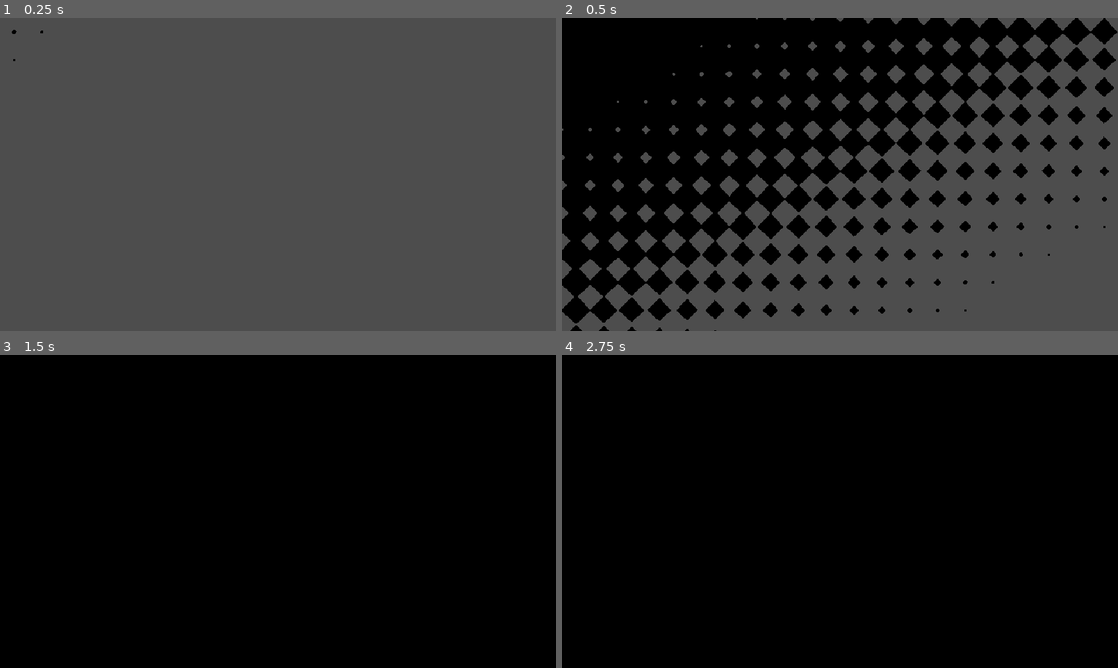
Above: before the commit, frames 1-4 (two rows, left to right).
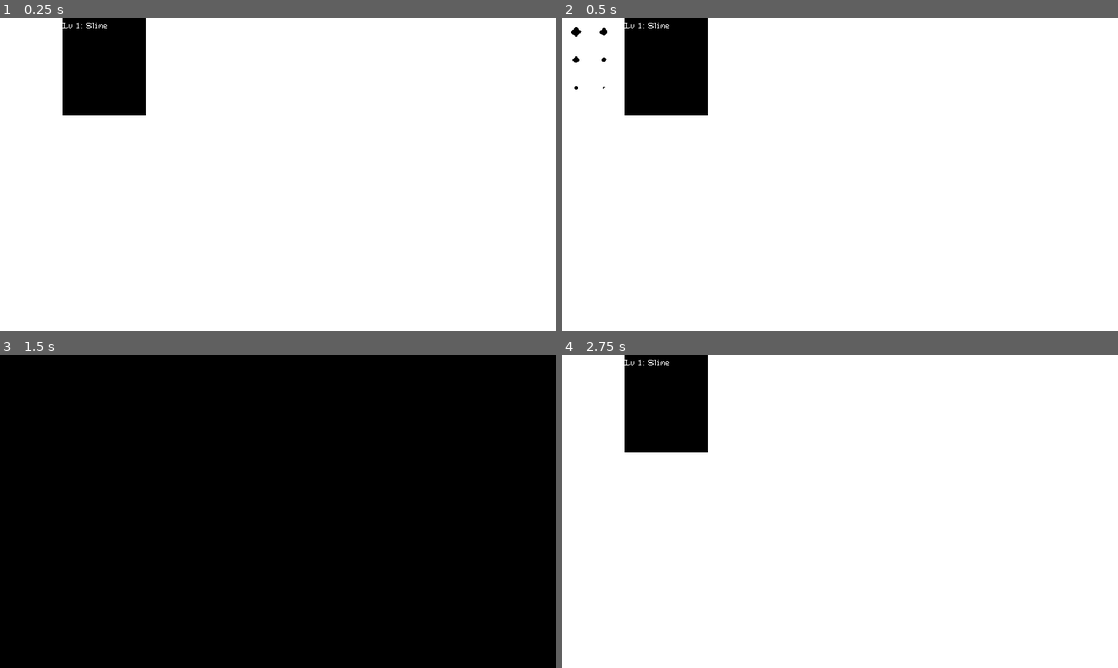
Above: after the commit, the same moments.

Repository: ZealStudio/HeroPath
Game: Godot game, scene res://battleui.tscn
Two runs of this game, one before a commit and one after it. Both use one fixed random seed, a clock stepped at 60 frames per second and the inputs below. The project has no main scene, so this scene is started directly.
Inputs:
- Up to frame 1 (0.25 s): no input
- Up to frame 2 (0.5 s): no input
- Up to frame 3 (1.5 s): hold Right (right) 0.53-1.28 s; hold Down (down) from 1.28 s (still down)
- Up to frame 4 (2.75 s): tap Enter at 2 s; release Down (down) at 2.03 s; hold Right (right) from 2.03 s (still down)

The runs differ from the first frame. In frame 1, 100% of the frame differs, in the area x 0-100%, y 0-100%; in frame 2, 95%; in frame 3, nothing differs; in frame 4, 95%.

Commit message:
Started Working on Ui

Diff:
--- /dev/null
+++ b/Art/fonts/PixelTheme.tres
@@ -0,0 +1,7 @@
+[gd_resource type="Theme" load_steps=2 format=3 uid="uid://4i8x1qypd4n2"]
+
+[ext_resource type="FontFile" uid="uid://cy1wkpyaf1by5" path="res://Art/fonts/Passage 7 Basic.ttf" id="1_pxgl3"]
+
+[resource]
+default_font = ExtResource("1_pxgl3")
+default_font_size = 16
--- /dev/null
+++ b/Code/UnitUI.gd
@@ -0,0 +1,14 @@
+extends Node
+
+class_name  UnitUI
+
+
+@export var Stats : UnitStats
+@export var NameLabel : RichTextLabel
+
+
+func  _ready():
+	SetLabels()
+
+func SetLabels():
+	NameLabel.text =  "Lv " + str(Stats.Level) + ": " + Stats.Name
--- /dev/null
+++ b/Code/enemyCode/enemy_ui.gd
@@ -0,0 +1,3 @@
+extends  UnitUI
+
+class_name  EnemyUI
--- /dev/null
+++ b/Scenes/enemy/enemy_ui.tscn
@@ -0,0 +1,35 @@
+[gd_scene load_steps=4 format=3 uid="uid://3y0rpxpn7vlv"]
+
+[ext_resource type="Script" path="res://Code/enemyCode/enemy_ui.gd" id="1_ffysa"]
+[ext_resource type="Theme" uid="uid://4i8x1qypd4n2" path="res://Art/fonts/PixelTheme.tres" id="1_of8do"]
+[ext_resource type="Resource" uid="uid://bms7bnk13dvaf" path="res://Code/enemyCode/MonsterStats/slime.tres" id="2_e01b4"]
+
+[node name="EnemyUi" type="Control" node_paths=PackedStringArray("NameLabel")]
+layout_mode = 3
+anchors_preset = 0
+offset_right = 96.0
+offset_bottom = 112.0
+script = ExtResource("1_ffysa")
+Stats = ExtResource("2_e01b4")
+NameLabel = NodePath("LabelHolder/Name")
+
+[node name="BackGround" type="ColorRect" parent="."]
+layout_mode = 1
+offset_right = 96.0
+offset_bottom = 112.0
+color = Color(0, 0, 0, 1)
+
+[node name="LabelHolder" type="Control" parent="."]
+anchors_preset = 0
+offset_right = 40.0
+offset_bottom = 40.0
+
+[node name="Name" type="RichTextLabel" parent="LabelHolder"]
+layout_mode = 0
+offset_right = 70.0
+offset_bottom = 28.0
+theme = ExtResource("1_of8do")
+bbcode_enabled = true
+text = "Lv 14: Slime"
+fit_content = true
+scroll_active = false
--- a/Screen Transition OverLay.gd
+++ b/Screen Transition OverLay.gd
@@ -3,10 +3,10 @@
 
 
 func _ready():
-	change_scene_to_file("poath")
+	StartBattle()
 
 
-func change_scene_to_file(path):
+func StartBattle():
 	material["shader_parameter/progress"] = 1.0
 
 	var tween = create_tween()
@@ -14,19 +14,16 @@
 		material,
 		"shader_parameter/progress",
 		1.0,
-		1
+		1.8
 	).from(0.0).set_trans(Tween.TRANS_SINE)
 
 	await tween.finished
-
-	#tween = create_tween()
-	#tween.tween_property(
-		#material,
-		#"shader_parameter/progress",
-		#0,
-		#1
-	#)#.from(1.0).set_trans(Tween.TRANS_SINE)
-
-
+	tween = create_tween()
+	tween.tween_property(
+		material,
+		"shader_parameter/progress",
+		0,
+		1
+	).from(1.0).set_trans(Tween.TRANS_SINE)
 	print_debug(" Start battle")
 	#get_tree().change_scene_to_file("res://Scenes/main.tscn")
--- a/battleui.tscn
+++ b/battleui.tscn
@@ -1,11 +1,12 @@
-[gd_scene load_steps=4 format=3 uid="uid://bm5xr01g7158p"]
+[gd_scene load_steps=5 format=3 uid="uid://bm5xr01g7158p"]
 
+[ext_resource type="PackedScene" uid="uid://3y0rpxpn7vlv" path="res://Scenes/enemy/enemy_ui.tscn" id="1_seqsp"]
 [ext_resource type="Shader" path="res://Diamond-based Screen Transition.gdshader" id="1_v5pq0"]
 [ext_resource type="Script" path="res://Screen Transition OverLay.gd" id="2_nf5p5"]
 
 [sub_resource type="ShaderMaterial" id="ShaderMaterial_uc1qx"]
 shader = ExtResource("1_v5pq0")
-shader_parameter/progress = 0.59
+shader_parameter/progress = 0.0
 shader_parameter/multiplier = 3.0
 shader_parameter/angle = 45.0
 shader_parameter/anchor = Vector2(0.5, 0.5)
@@ -20,8 +21,45 @@
 grow_horizontal = 2
 grow_vertical = 2
 
+[node name="ColorRect" type="ColorRect" parent="."]
+layout_mode = 0
+offset_right = 640.0
+offset_bottom = 360.0
+
+[node name="UI" type="Control" parent="."]
+anchors_preset = 0
+offset_right = 640.0
+offset_bottom = 360.0
+
+[node name="button" type="Control" parent="UI"]
+anchors_preset = 0
+offset_top = 281.0
+offset_right = 640.0
+offset_bottom = 358.0
+
+[node name="EnemyUIHolder" type="Control" parent="."]
+anchors_preset = 0
+offset_right = 640.0
+offset_bottom = 358.0
+
+[node name="HBoxContainer" type="HBoxContainer" parent="EnemyUIHolder"]
+custom_minimum_size = Vector2(100, 100)
+layout_mode = 1
+anchors_preset = 5
+anchor_left = 0.5
+anchor_right = 0.5
+offset_left = -248.0
+offset_right = 248.0
+offset_bottom = 112.0
+grow_horizontal = 2
+theme_override_constants/separation = 200
+
+[node name="EnemyUi" parent="EnemyUIHolder/HBoxContainer" instance=ExtResource("1_seqsp")]
+layout_mode = 2
+
 [node name="Screen Transition OverLay" type="ColorRect" parent="."]
 material = SubResource("ShaderMaterial_uc1qx")
+layout_mode = 0
 offset_right = 640.0
 offset_bottom = 360.0
 color = Color(0, 0, 0, 1)
--- a/project.godot
+++ b/project.godot
@@ -56,6 +56,12 @@
 , Object(InputEventJoypadButton,"resource_local_to_scene":false,"resource_name":"","device":-1,"button_index":12,"pressure":0.0,"pressed":true,"script":null)
 ]
 }
+Escape={
+"deadzone": 0.5,
+"events": [Object(InputEventKey,"resource_local_to_scene":false,"resource_name":"","device":-1,"window_id":0,"alt_pressed":false,"shift_pressed":false,"ctrl_pressed":false,"meta_pressed":false,"pressed":false,"keycode":0,"physical_keycode":4194305,"key_label":0,"unicode":0,"echo":false,"script":null)
+, Object(InputEventJoypadButton,"resource_local_to_scene":false,"resource_name":"","device":-1,"button_index":6,"pressure":0.0,"pressed":true,"script":null)
+]
+}
 
 [rendering]
 
Binary file added: Art/fonts/Passage 7 Basic.ttf
Not shown, added: Art/fonts/Passage 7 Basic.ttf.import
Not shown, changed: licenses.txt
